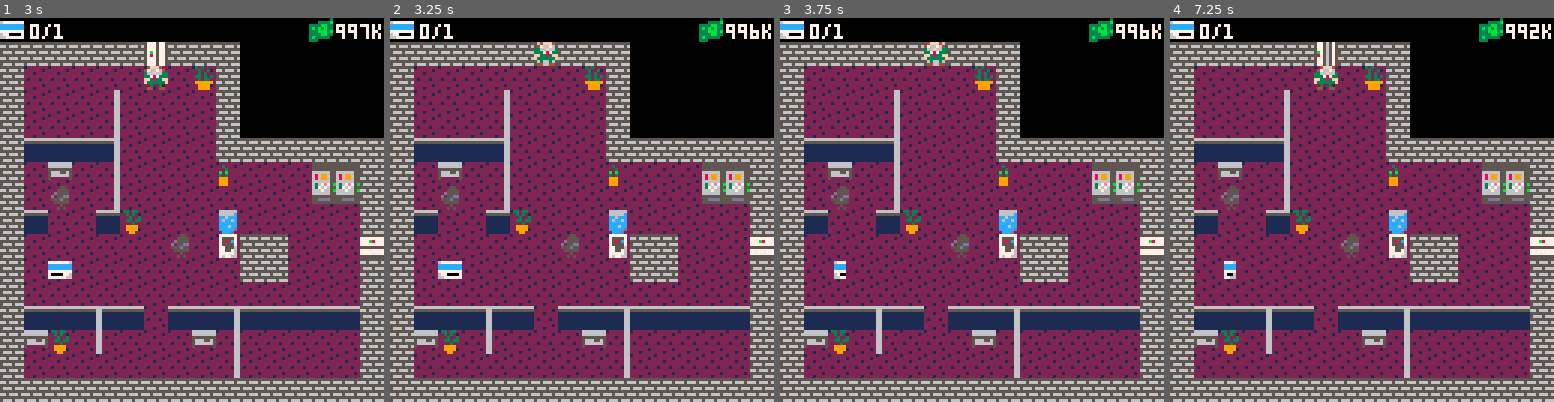
Above: before the commit, frames 1-4 (left to right).
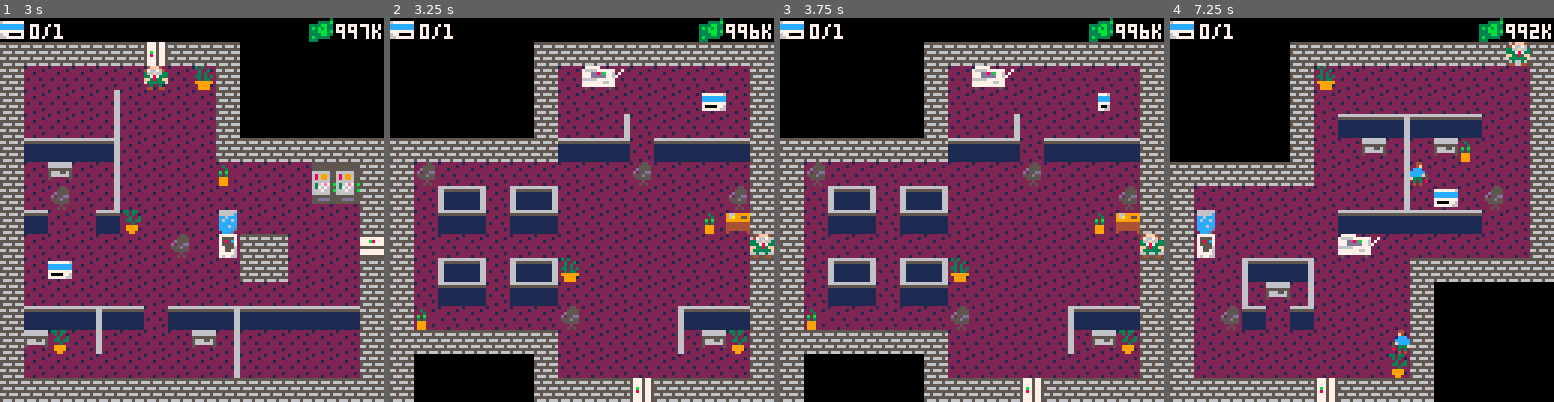
Above: after the commit, the same moments.

Repository: ojlyons/GameDesignProject
Game: PICO-8 cartridge art.p8
Same seed, same stepped clock (60 frames per second), same inputs: the game is played once before the commit and once after it.
Inputs:
- Up to frame 1 (3 s): tap O (Z key) at 0.33, 0.7, 1.43, 2.22 s; tap X (X key) at 1.07, 2.07, 2.4, 2.73 s; hold Left 1.97-2.37 s; hold Down 2.42-2.82 s; hold Right from 2.87 s (still down)
- Up to frame 2 (3.25 s): keep holding Right; tap X (X key) at 3.07 s; tap O (Z key) at 3.1 s
- Up to frame 3 (3.75 s): tap X (X key) at 3.4, 3.73 s; release Right at 3.53 s; hold Up from 3.58 s (still down)
- Up to frame 4 (7.25 s): tap O (Z key) every 0.88 s from 3.98 to 6.63 s; tap X (X key) every 0.33 s from 4.07 to 7.07 s; release Up at 4.08 s; hold Right 4.13-4.53 s; hold Down 4.58-5.08 s; hold Left 5.13-5.8 s; hold Up 5.85-6.18 s; hold Left 6.23-6.63 s; hold Down 6.68-7.08 s; hold Right from 7.13 s (still down)

Frame 1 is identical in both runs. In frame 2, 50% of the frame differs, in the area x 0-100%, y 6-100%; in frame 3, 50%; in frame 4, 53%.

Commit message:
did something else small
bug: enemies beyond level 8 don't shoot

Diff:
--- a/art.p8
+++ b/art.p8
@@ -340,10 +340,10 @@
 	  resetlevel()
 	 end
 
-	 --if btn(5) then
-	 -- level += 1
-	 -- load_level()
-	 --end
+	 if btn(5) then
+	  level += 1
+	  load_level()
+	 end
 	end
 end
 
@@ -375,8 +375,16 @@
 	print("press z to continue", 0, 80, 9)
 end
 
+function draw_game_over()
+	print("well done!", 0, 4, 9)
+	print("you successfully escaped the ",0,12,9)
+	spr(96, 32, 24, 9, 2, false, false)
+	spr(flame_sprite, 32, 32, 1, 1, false, false)
+	print("and the wrath of your employees!",0,48,9)
+end
+
 function draw_game()
-	for x = 0, 127 do
+ for x = 0, 127 do
   for y = 0, 31 do
    spr(sprites[x][y],x*8,y*8)
   end
@@ -406,6 +414,9 @@
 
 function _draw()
  cls()
+ --if level>#levels then
+ -- draw_game_over()
+ --end
  --print(level_status,20,0,9)
  if level_status == -2 then
  	draw_menu()
